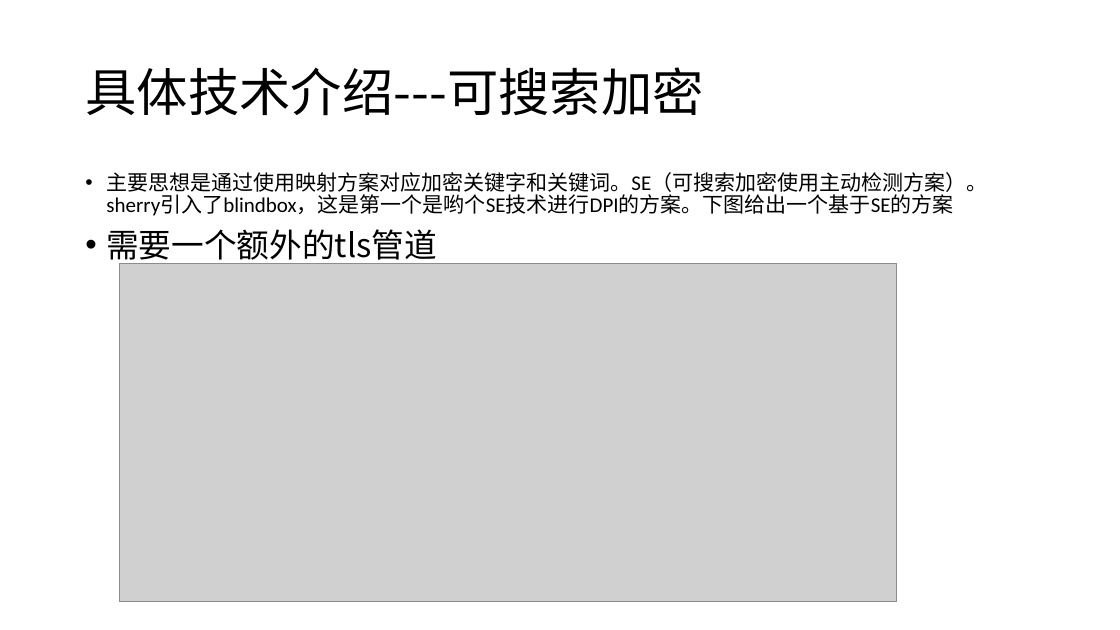
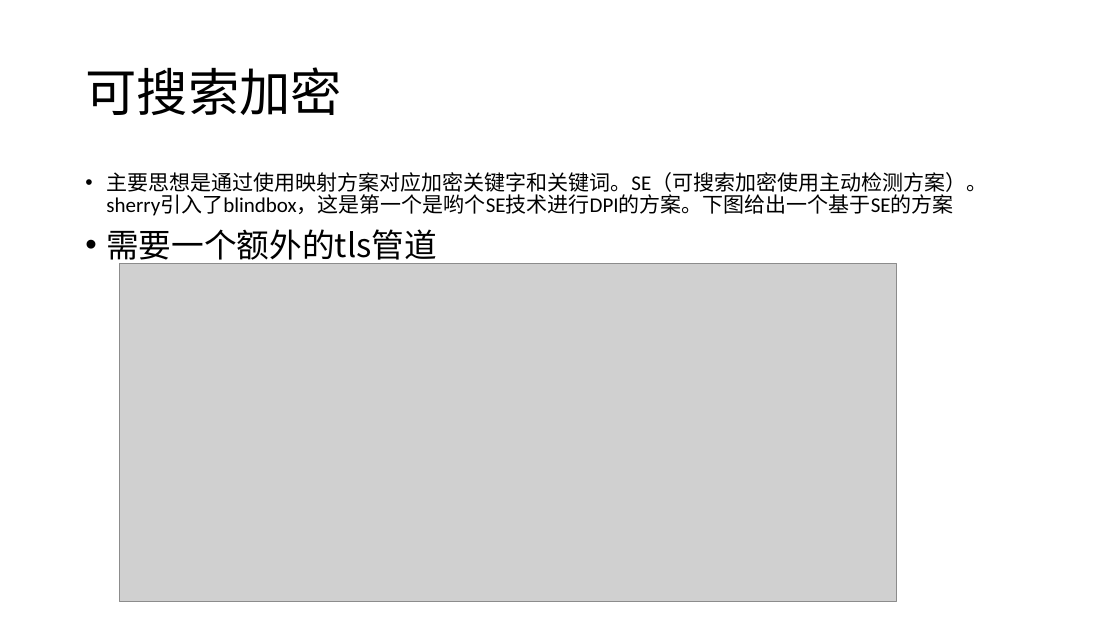
Before and after one commit to mikami-yua/security_papers, a slide deck: slide 22 of 深度包检测.pptx (slide 29 before the commit). Drawn at 1120x630 pixels with LibreOffice and Linux fonts; fonts in the diff are those of the drawing; grey boxes stand for pictures. Boxes give left, top, right and bottom in pixels: in the first picture for what was removed or moved away, otherwise in the second. Text is boxed around its words. In the diff, an @@ line names an element or a change of style, - is before the commit and + after.

```diff
--- a/深度包检测.pptx
+++ b/深度包检测.pptx
@@ title at [85, 67, 342, 115]: text changed @@
-具体技术介绍---可搜索加密
+可搜索加密
```
Also in this commit, not shown: 32 other slides changed, 9 slides added, 8 slides removed, 19 other files.
